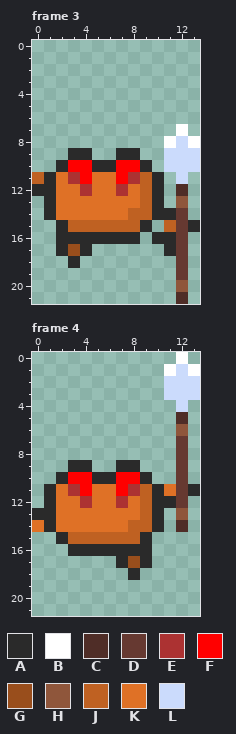
Pixel-art file -- src/assets/stabguts.aseprite. Above is the file before it was changed.
14x22 pixels, 4 frames. Shown: frame 3, frame 4.
Palette (. is transparent): A #2a2a2a  B #ffffff  C #4f2d27  D #663931  E #ac3232  F #ff0000  G #994e1c  H #8f563b  J #bf6122  K #df7126  L #cbdbfc
Pixels before, frame 3, first column x 0:
 7 ............B.
 8 ...........BLB
 9 ...AA..AA..LLL
10 ..AFFAAFFA.LLL
11 JAKEFKKFEJA.L.
12 AAKKEKKEKJA.C.
13 .AKKKKKKKJA.H.
14 .AKKKKKKJJAAD.
15 ..AJJJJJJA.JDA
16 ..AAAAAAA.AAD.
17 ..AGA......AD.
18 ...A........D.
19 ............D.
20 ............H.
21 ............C.
Pixels before, frame 4, first column x 0:
 0 ............B.
 1 ...........BLB
 2 ...........LLL
 3 ...........LLL
 4 ............L.
 5 ............C.
 6 ............H.
 7 ............D.
 8 ............D.
 9 ...AA..AA...D.
10 ..AFFAAFFA..D.
11 .AKEFKKFEJAKDA
12 .AKKEKKEKJAAD.
13 AAKKKKKKKJA.H.
14 KAKKKKKKJJA.C.
15 ..AJJJJJJA....
16 ...AAAAAAA....
17 .......AGA....
18 ........A.....
And afterwards:
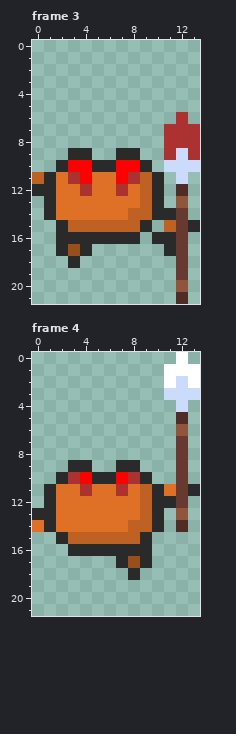
From old to new:
Changed rows in their new state; - is an unchanged pixel.
Frame 3:
first column x 11:
 6 -E-
 7 EEE
 8 EEE
 9 E-E
Frame 4:
first column x 11:
 1 -B-
 2 B-B
first column x 3:
10 E----E
11 KE--EK
12 -K--K-
Changed places in both pictures, as pixel boxes (x1, y1, x2, y2):
changed: (164, 112, 200, 160)
changed: (164, 364, 200, 388)
changed: (68, 472, 140, 508)
